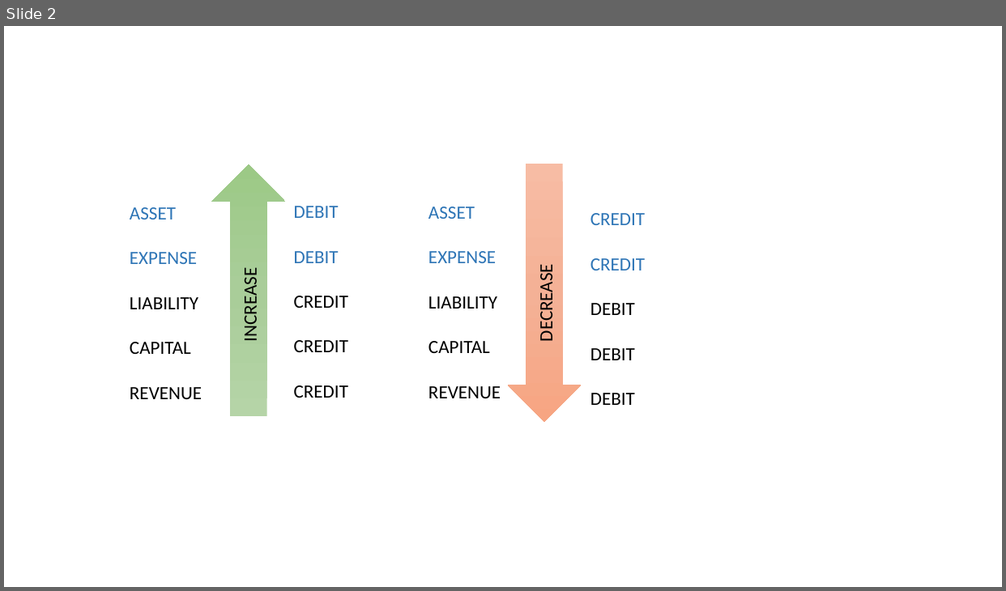
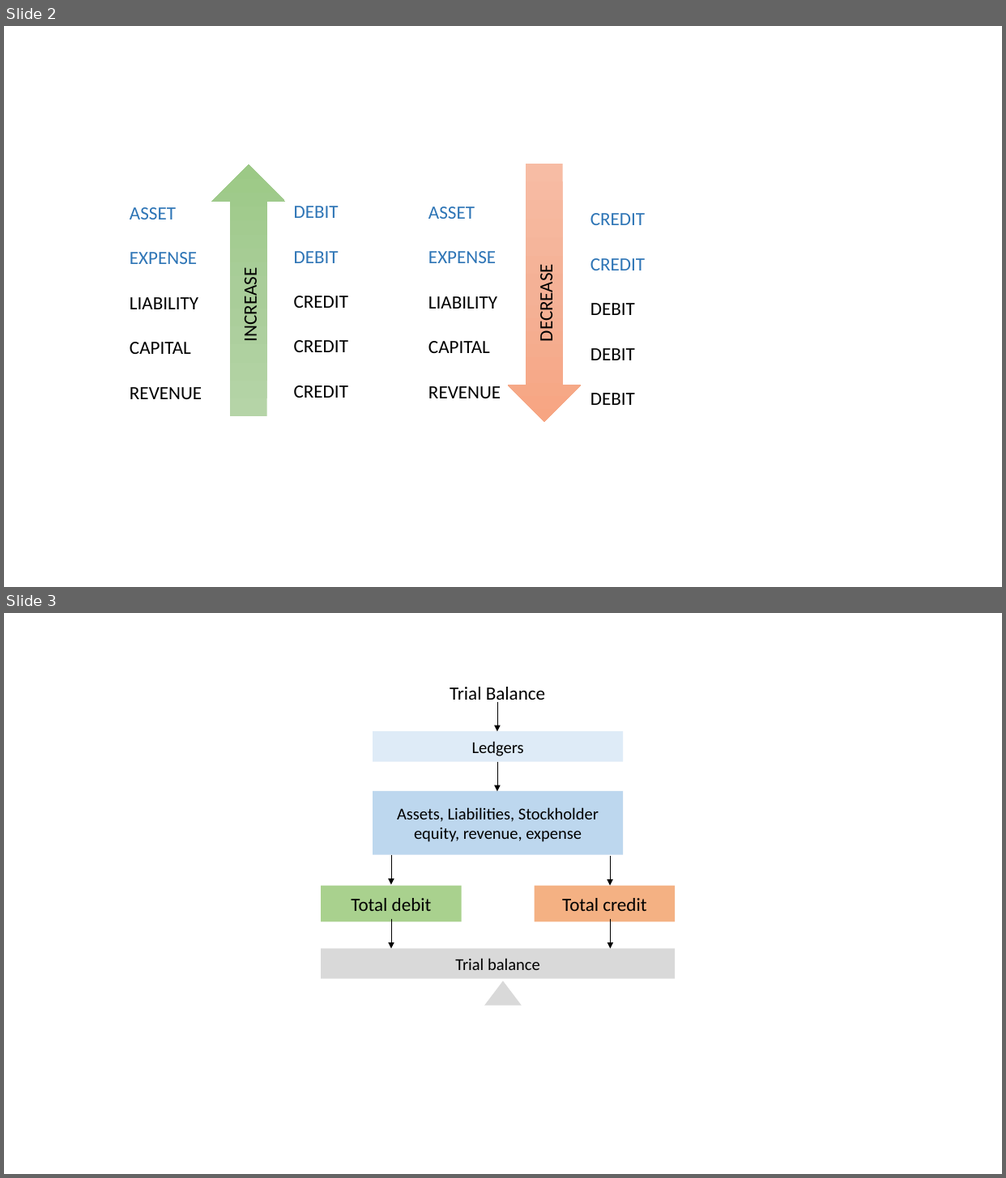
Before and after one commit to leonardodls/product-introduction-financial-accounting, a slide deck: assets/public/Chapter_2_Recording_accounting_transactions/documents/resources/Media/2.1.pptx. Shown one above the other, each under a label of ours: slide 2 before the commit, slides 2 and 3 after it. The pictures are 1006x591 and 1006x1178 pixels, drawn with LibreOffice and Linux fonts; fonts in the diff are those of the drawing. Boxes give left, top, right and bottom in pixels: in the first picture for what was removed or moved away, otherwise in the second. Text is boxed around its words. In the diff, an @@ line names an element or a change of style, - is before the commit and + after.

```diff
--- a/assets/public/Chapter_2_Recording_accounting_transactions/documents/resources/Media/2.1.pptx
+++ b/assets/public/Chapter_2_Recording_accounting_transactions/documents/resources/Media/2.1.pptx
@@ slide 3 added at (4,613,1002,1174), background #FFFFFF @@
@@ text added at (450,687,545,705), 18 pt, text #000000 @@
+Trial Balance
@@ arrow added from (497, 702) to (497, 731), #000000 0.5 pt @@
@@ rectangle added at (373,731,624,761), fill #DEEBF7, 16 pt, text #000000 @@
+Ledgers
@@ arrow added from (497, 762) to (497, 791), #000000 0.5 pt @@
@@ rectangle added at (373,791,624,855), fill #BDD7EE, 16 pt, text #000000 @@
+Assets, Liabilities, Stockholder equity, revenue, expense
@@ arrow added from (391, 855) to (391, 884), #000000 0.5 pt @@
@@ arrow added from (611, 855) to (611, 885), #000000 0.5 pt @@
@@ rectangle added at (321,885,462,922), fill #A9D18E, 18 pt, text #000000 @@
+Total debit
@@ rectangle added at (534,885,675,922), fill #F4B183, 18 pt, text #000000 @@
+Total credit
@@ arrow added from (391, 919) to (391, 949), #000000 0.5 pt @@
@@ arrow added from (611, 919) to (611, 949), #000000 0.5 pt @@
@@ rectangle added at (321,949,675,979), fill #D9D9D9, 16 pt, text #000000 @@
+Trial balance
@@ triangle added at (484,982,522,1006), fill #D9D9D9 @@
```
Also in this commit, not shown: 51 other files.
